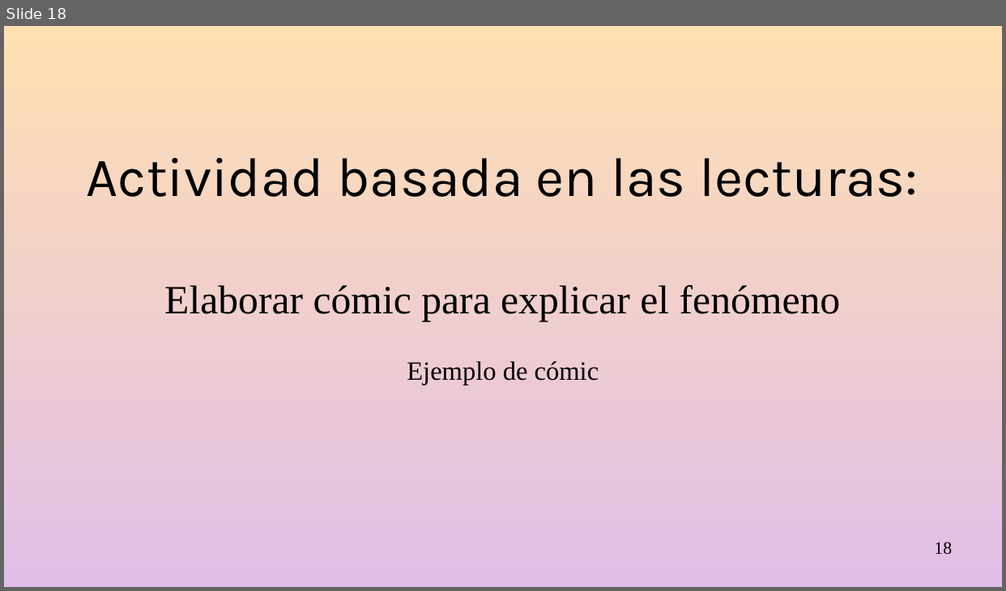
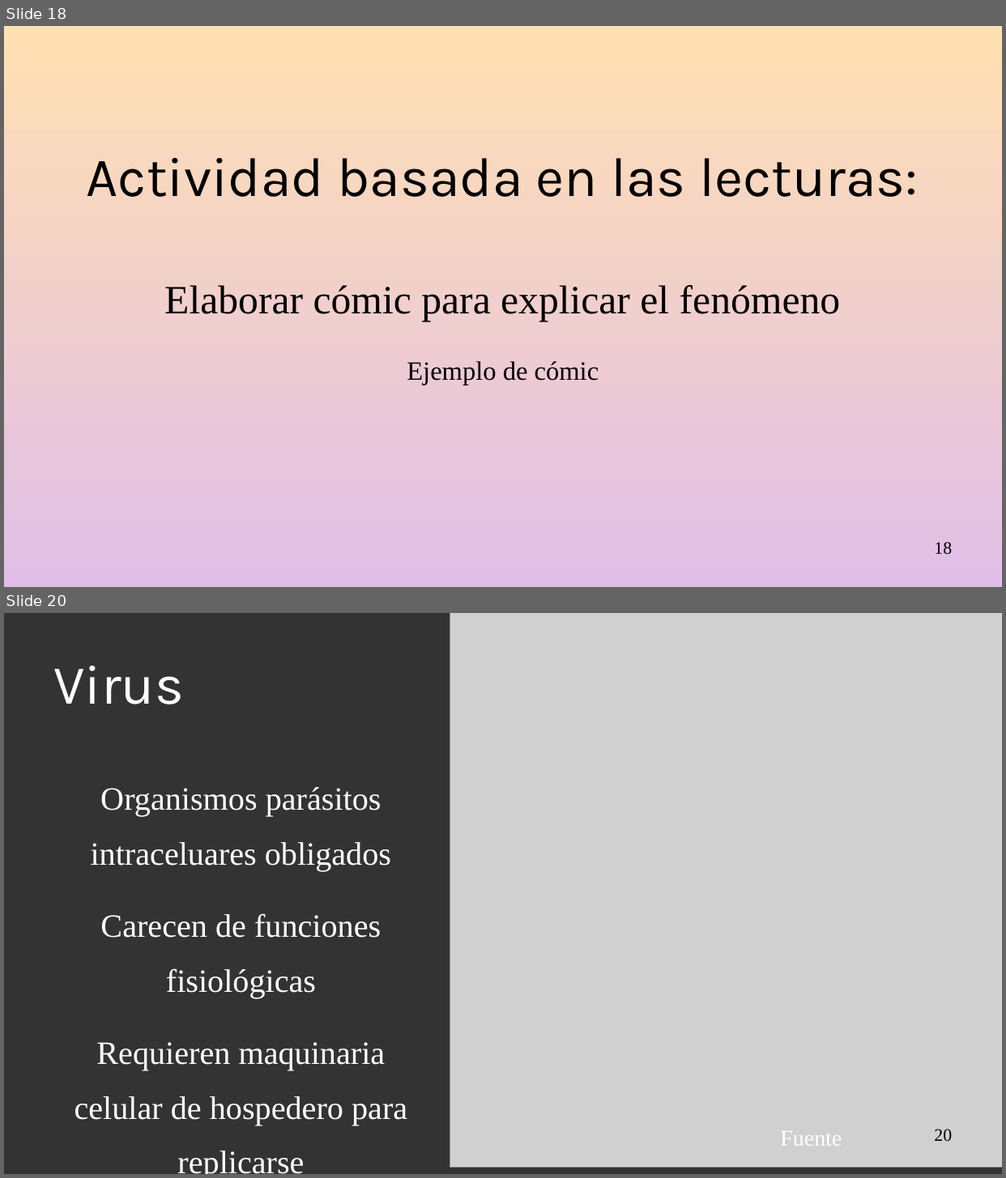
Before and after one commit to gerardommc/Medicina-Cons, a slide deck: Infecciosas.odp. Shown one above the other, each under a label of ours: slide 18 before the commit, slides 18 and 20 after it; the slides between them are not shown. The pictures are 1006x591 and 1006x1178 pixels, drawn with LibreOffice and Linux fonts; fonts in the diff are those of the drawing; grey boxes stand for pictures. Boxes give left, top, right and bottom in pixels: in the first picture for what was removed or moved away, otherwise in the second. Text is boxed around its words. In the diff, an @@ line names an element or a change of style, - is before the commit and + after.

```diff
--- a/Infecciosas.odp
+++ b/Infecciosas.odp
@@ slide 20 added at (x1=4, y1=613, x2=1002, y2=1174), background #333333 @@
@@ picture added at (x1=450, y1=613, x2=1002, y2=1167) @@
@@ title added at (x1=54, y1=666, x2=185, y2=705), 44 pt, text #FFFFFF @@
+Virus
@@ text added at (x1=74, y1=787, x2=407, y2=1174), 25.9 pt, text #FFFFFF @@
+Organismos parásitos intraceluares obligados
+Carecen de funciones fisiológicas
+Requieren maquinaria celular de hospedero para replicarse
@@ text added at (x1=780, y1=1131, x2=842, y2=1146), 18 pt, text #FFFFFF @@
+Fuente
@@ page number added at (x1=934, y1=1129, x2=952, y2=1141), 14 pt, text #000000 @@
+20
```
Also in this commit, not shown: 8 other slides added, 9 other files.
